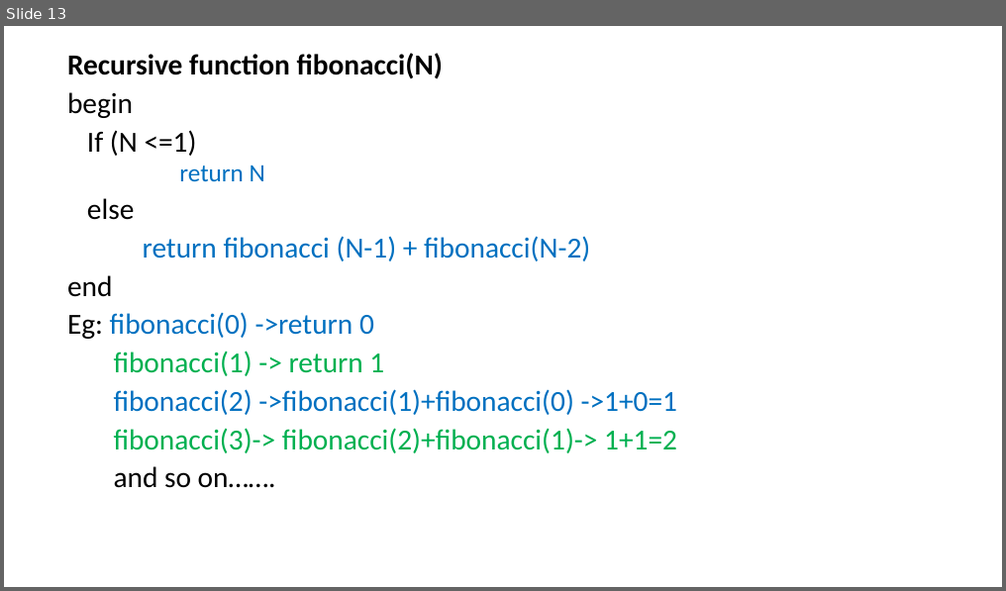
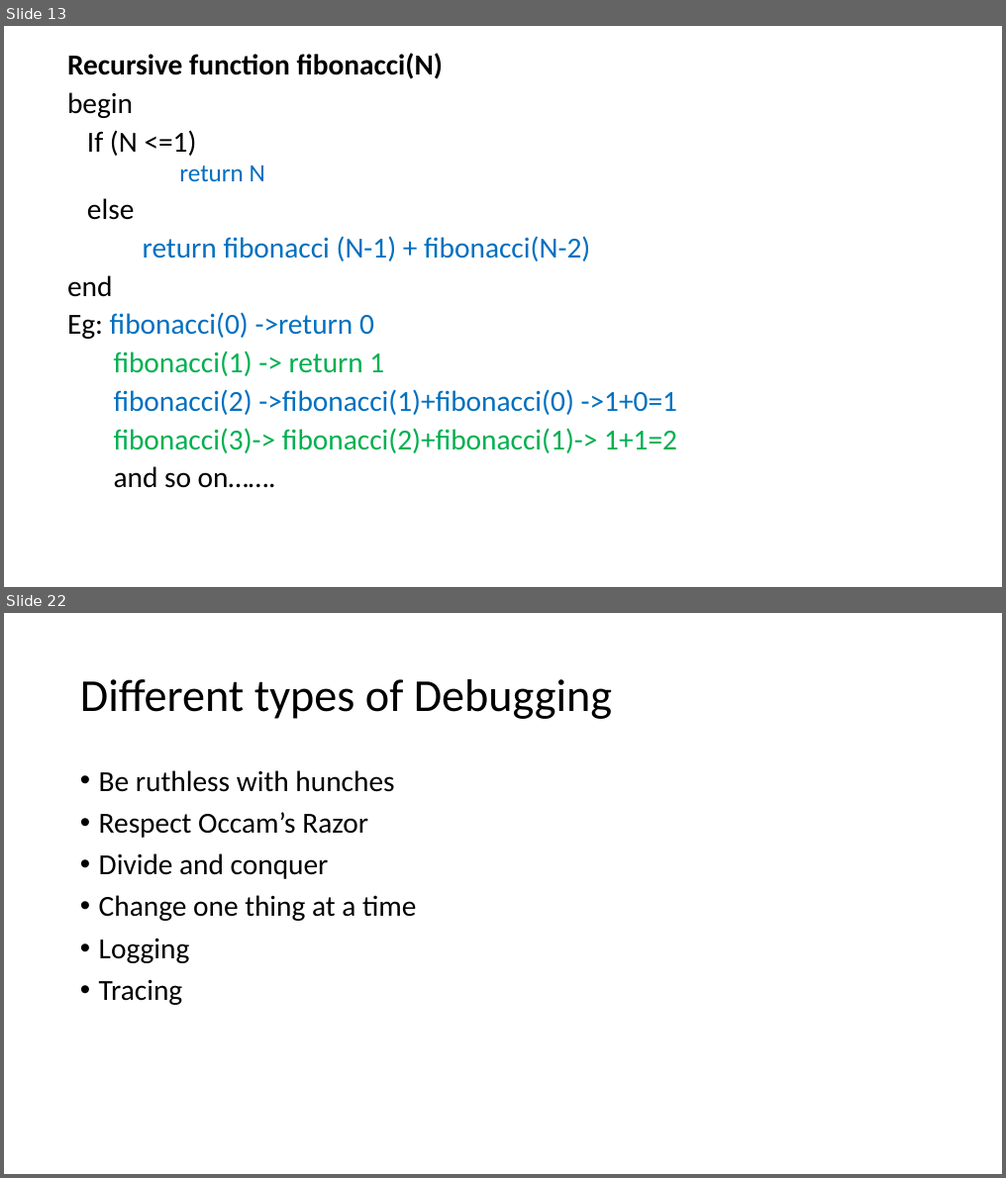
Before and after one commit to tgashwinkumar/college-stuffs, a slide deck: G1/SEM 1 - Python Programming/PDFs/Unit II Algorithmic Problem solving.pptx. Shown one above the other, each under a label of ours: slide 13 before the commit, slides 13 and 22 after it; the slides between them are not shown. The pictures are 1006x591 and 1006x1178 pixels, drawn with LibreOffice and Linux fonts; fonts in the diff are those of the drawing. Boxes give left, top, right and bottom in pixels: in the first picture for what was removed or moved away, otherwise in the second. Text is boxed around its words. In the diff, an @@ line names an element or a change of style, - is before the commit and + after.

```diff
--- a/G1/SEM 1 - Python Programming/PDFs/Unit II Algorithmic Problem solving.pptx
+++ b/G1/SEM 1 - Python Programming/PDFs/Unit II Algorithmic Problem solving.pptx
@@ slide 22 added at box(4, 613, 1002, 1174), background #FFFFFF @@
@@ title added at box(80, 679, 612, 719), 44 pt, text #000000 @@
+Different types of Debugging
@@ text added at box(99, 770, 416, 1005), 28 pt, text #000000 @@
+• Be ruthless with hunches
+• Respect Occam’s Razor
+• Divide and conquer
+• Change one thing at a time
+• Logging
+• Tracing
```
Also in this commit, not shown: 12 other slides added, 27 other files.
